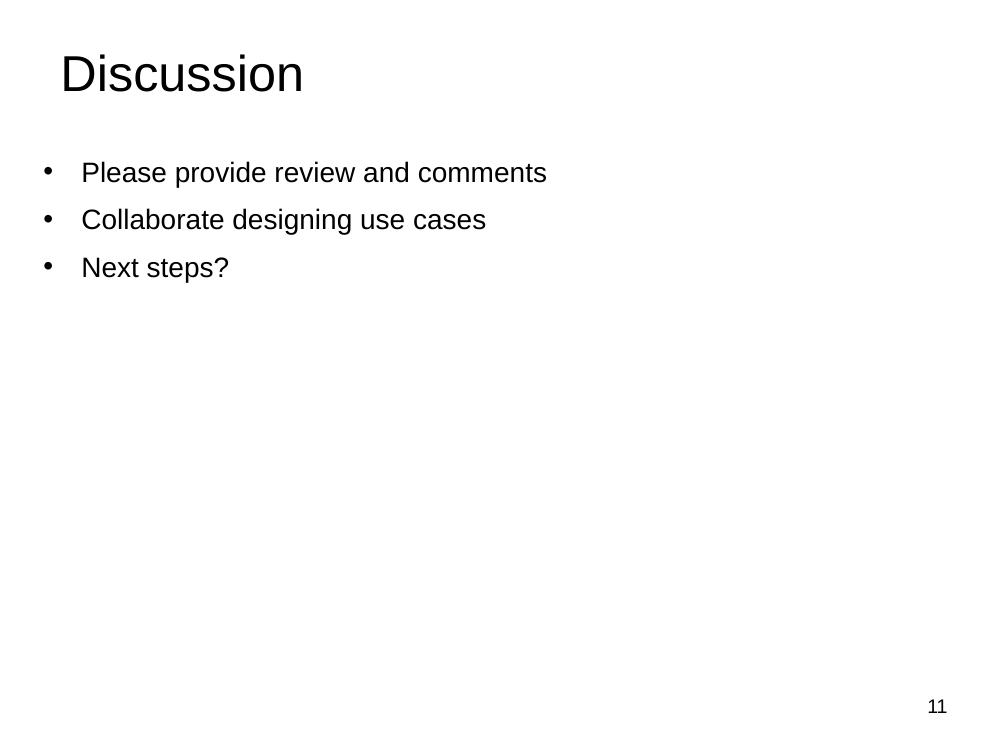
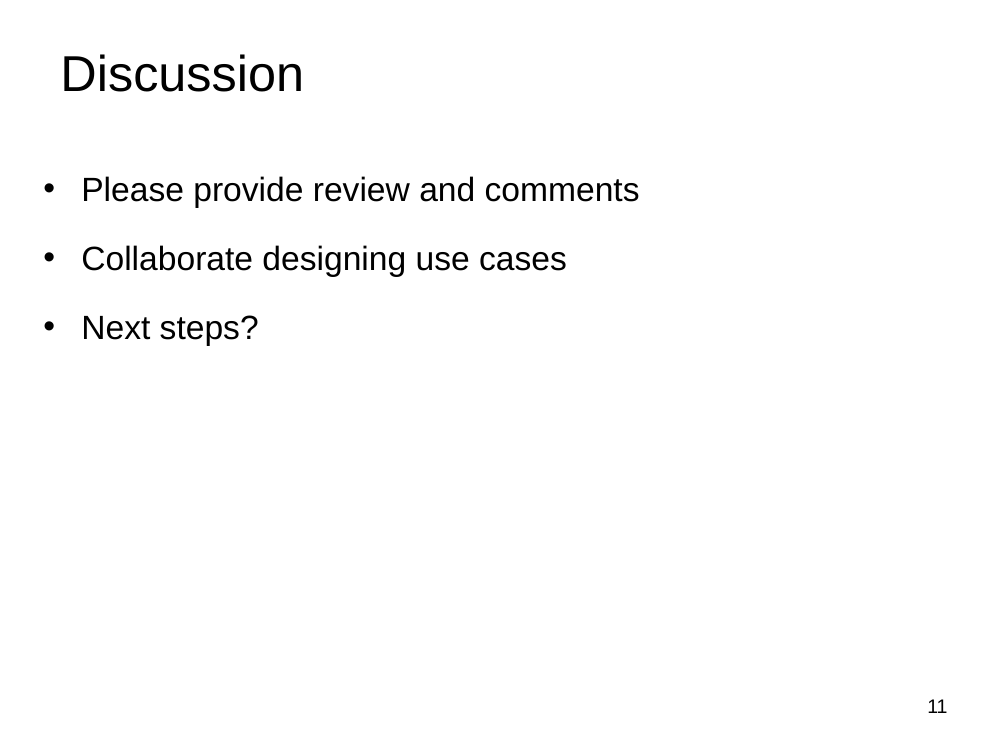
Before and after one commit to netslices/IETF-NetSlices, a slide deck: slide 11 of IETF98_Sidemeeting02/Network Slicing Use Cases_01.ppt. Drawn at 1008x756 pixels with LibreOffice and Linux fonts; fonts in the diff are those of the drawing. Boxes give left, top, right and bottom in pixels: in the first picture for what was removed or moved away, otherwise in the second. Text is boxed around its words. In the diff, an @@ line names an element or a change of style, - is before the commit and + after.

Commit message:
modified use cases doc

```diff
--- a/IETF98_Sidemeeting02/Network Slicing Use Cases_01.ppt
+++ b/IETF98_Sidemeeting02/Network Slicing Use Cases_01.ppt
@@ text "Please provide review and comments" at bbox=[81, 176, 640, 346]: size 20 to 24 pt; line spacing 1.2 to 1.5; more space between paragraphs @@
```
Also in this commit, not shown: 7 other slides changed.
